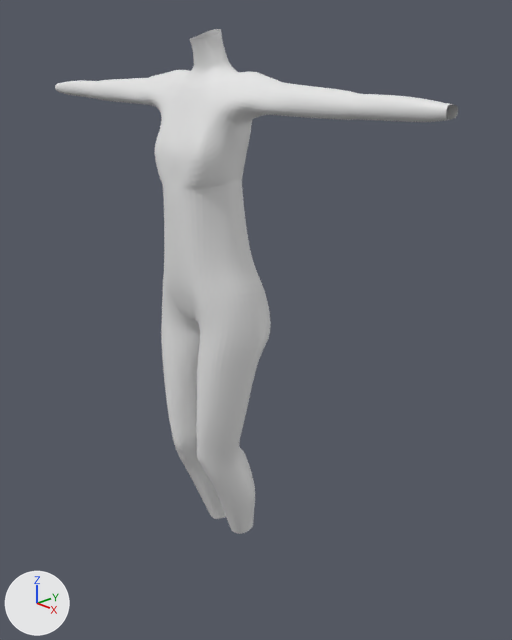
An edit to the Blender file フリーゲル.blend, drawn before and after from the same camera.
One viewpoint serves both versions: a 50 mm camera at (2.05, -1.67, 2.29) aimed at (0.11, 0.15, 1.3). The lights are fixed; the arrows at lower left show +X, +Y and +Z.

The scene before the commit, as lines of its bpy script (objects in view):
```python
me_立方体_002 = bpy.data.meshes.new('立方体.002')
me_立方体_002.from_pydata(...)  # 351 vertices, 321 faces; spans x 0.0..1.01, y -0.16..0.19, z 0.32..2.38
ob_body = bpy.data.objects.new('body', me_立方体_002)
ob_body.location = (0.0, 0.0, 0.0)
_m = ob_body.modifiers.new('ミラー', 'MIRROR')
_m.use_clip = True
_m = ob_body.modifiers.new('細分化', 'SUBSURF')
_m.levels = 4
```
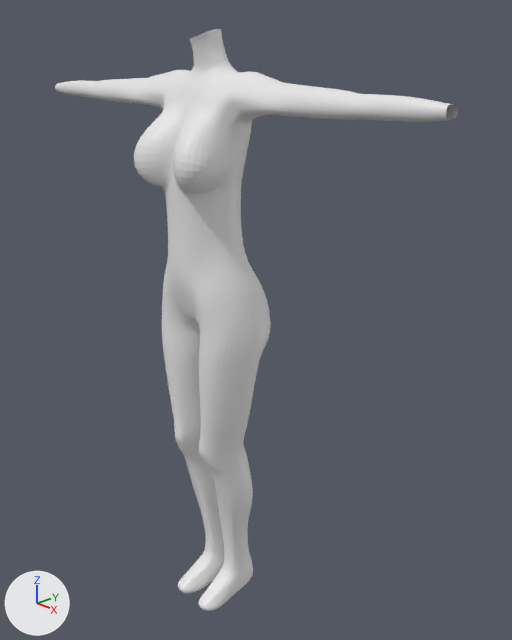
What differs and where, as boxes [x1, y1, x2, y2] in the pictures (512 x 640 px):
'body', reshaped (15% taller): before [55, 29, 458, 534]; after [55, 29, 458, 611]
part 1 of me_立方体_002, built on: before [142, 90, 265, 534]; after [134, 90, 264, 611]

What the commit changed:
me_立方体_002 is used by ob_body; location (0.0, 0.0, 0.0).
me_立方体_002 had 351 vertices, 321 faces and spanned x 0.0..1.01, y -0.16..0.19, z 0.32..2.38.
me_立方体_002 now has 415 vertices, 387 faces and spans x 0.0..1.01, y -0.25..0.19, z 0.0..2.38.
Part 1, on me_立方体_002:
12 faces are deleted.
9 vertices in x 0.02..0.14, y -0.1..0.11, z 0.68..0.72 move by (0.0, 0.0, 0.03).
9 vertices in x 0.06..0.13, y 0.01..0.16, z 0.41..1.54 move by (0.0, -0.02, 0.0).
8 vertices in x 0.03..0.12, y 0.04..0.16, z 0.32..0.41 move by (0.0, -0.04, 0.0).
8 vertices in x 0.05..0.12, y -0.15..-0.11, z 0.68..0.76 move by (0.0, 0.01, 0.03).
8 vertices in x 0.04..0.14, y -0.14..-0.06, z 0.66..0.82 move by (0.0, 0.01, 0.02).
7 vertices in x 0.03..0.2, y -0.14..0.06, z 0.94..1.55 move by (0.0, 0.03, 0.0).
69 vertices move from x 0.0..0.25, y -0.16..0.16, z 0.32..2.16 to x 0.0..0.22, y -0.25..0.14, z 0.32..2.16.
64 vertices are added at x 0.0..0.15, y -0.19..0.18, z 0.0..1.86.
78 new faces join them.
